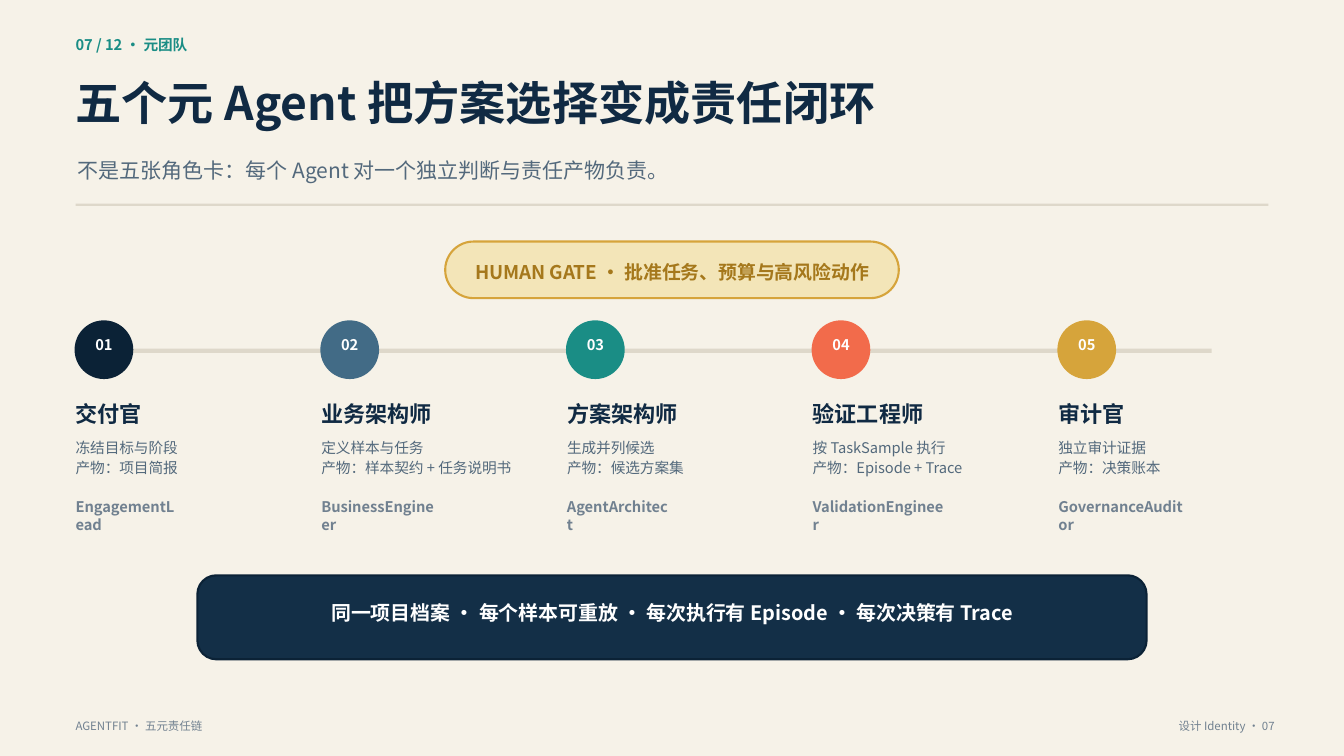
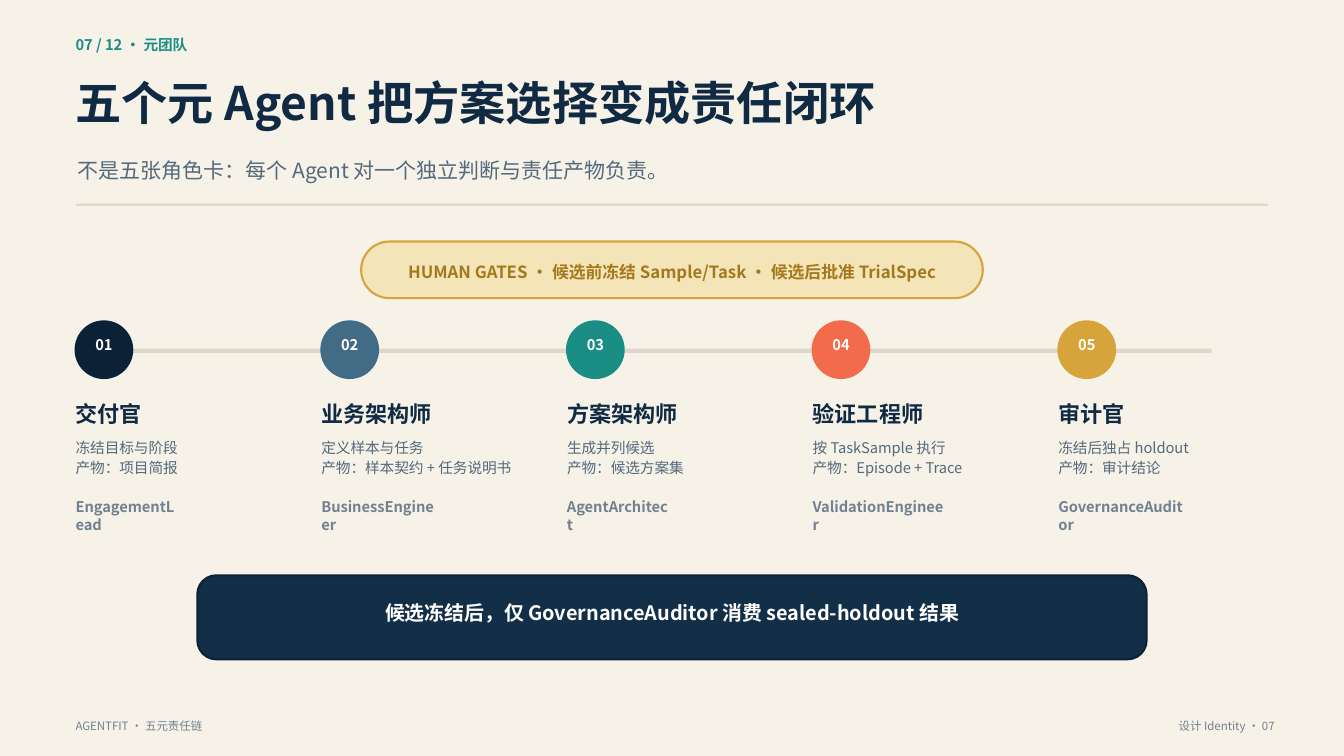
Before and after one commit to kailiangshang/agentfit, a slide deck: slide 7 of competition/2026-08-15/submission/agentfit-preliminary-draft.pptx. Drawn at 1344x756 pixels with LibreOffice and Linux fonts; fonts in the diff are those of the drawing. Boxes give left, top, right and bottom in pixels: in the first picture for what was removed or moved away, otherwise in the second. Text is boxed around its words. In the diff, an @@ line names an element or a change of style, - is before the commit and + after.

Commit message:
fix: align sample lifecycle and deck validation

```diff
--- a/competition/2026-08-15/submission/agentfit-preliminary-draft.pptx
+++ b/competition/2026-08-15/submission/agentfit-preliminary-draft.pptx
@@ rounded rectangle resized from (x1=446, y1=242, x2=899, y2=298) to (x1=361, y1=242, x2=983, y2=298) @@
@@ text at (x1=408, y1=264, x2=936, y2=282): text changed; size 13.5 to 12 pt @@
-HUMAN GATE · 批准任务、预算与高风险动作
+HUMAN GATES · 候选前冻结 Sample/Task · 候选后批准 TrialSpec
@@ text at (x1=1058, y1=440, x2=1189, y2=474): text changed @@
-独立审计证据
-产物：决策账本
+冻结后独占 holdout
+产物：审计结论
@@ text at (x1=385, y1=603, x2=959, y2=623): text changed @@
-同一项目档案 · 每个样本可重放 · 每次执行有 Episode · 每次决策有 Trace
+候选冻结后，仅 GovernanceAuditor 消费 sealed-holdout 结果
```
Also in this commit, not shown: 2 other slides changed, 17 other files.
